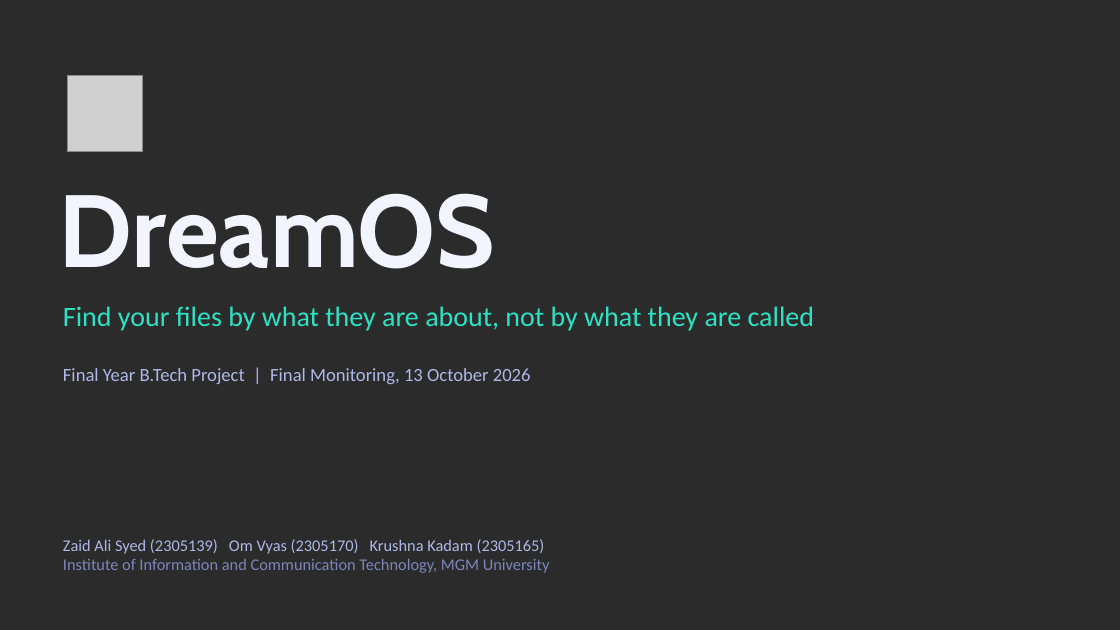
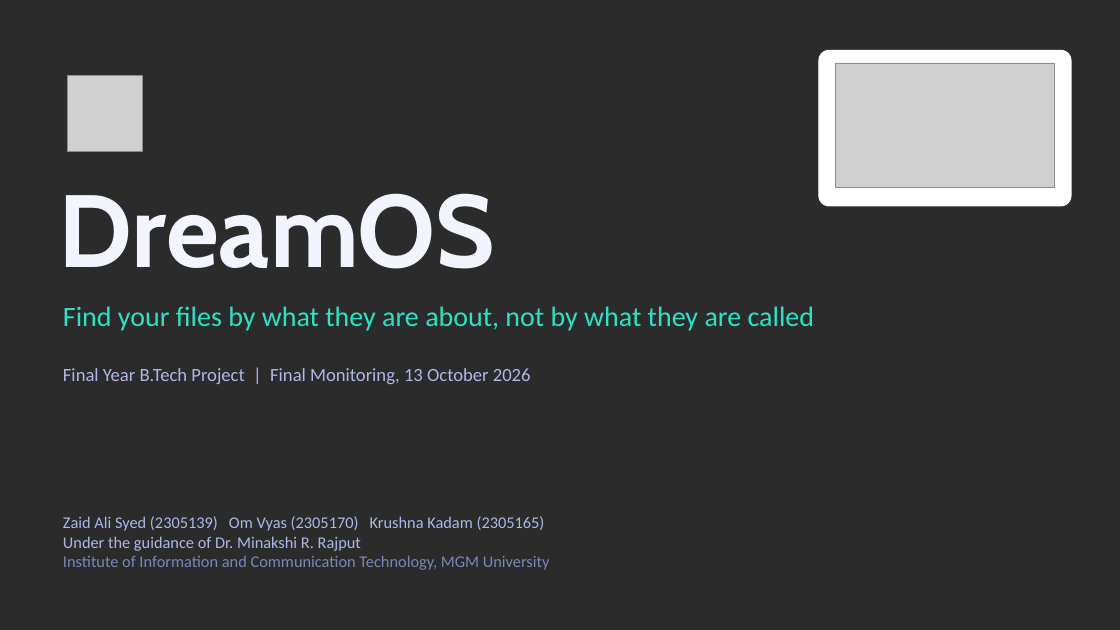
Before and after one commit to zaidwhy/dreamos-college-project, a slide deck: slide 1 of docs/deck/DreamOS-Final-Monitoring.pptx. Drawn at 1120x630 pixels with LibreOffice and Linux fonts; fonts in the diff are those of the drawing; grey boxes stand for pictures; background and template pictures are left out; a plain dark background stands for a picture behind light text. Boxes give left, top, right and bottom in pixels: in the first picture for what was removed or moved away, otherwise in the second. Text is boxed around its words. In the diff, an @@ line names an element or a change of style, - is before the commit and + after.

Commit message:
Add guide name and MGM logo to blackbook, deck and paper; export blackbook PDF

```diff
--- a/docs/deck/DreamOS-Final-Monitoring.pptx
+++ b/docs/deck/DreamOS-Final-Monitoring.pptx
@@ rounded rectangle added at [819, 50, 1071, 206], fill #FFFFFF, outline #FFFFFF 1 pt @@
@@ picture added at [836, 63, 1054, 188] @@
@@ text "Zaid Ali Syed (2305139) Om ...": place and size @@
-text "Zaid Ali Syed (2305139) Om ..." at [63, 539, 550, 573]
+text "Zaid Ali Syed (2305139) Om ..." at [63, 516, 550, 570]
@@ text at [63, 536, 361, 551]: paragraph added @@
+Under the guidance of Dr. Minakshi R. Rajput
```
Also in this commit, not shown: 9 other files.
